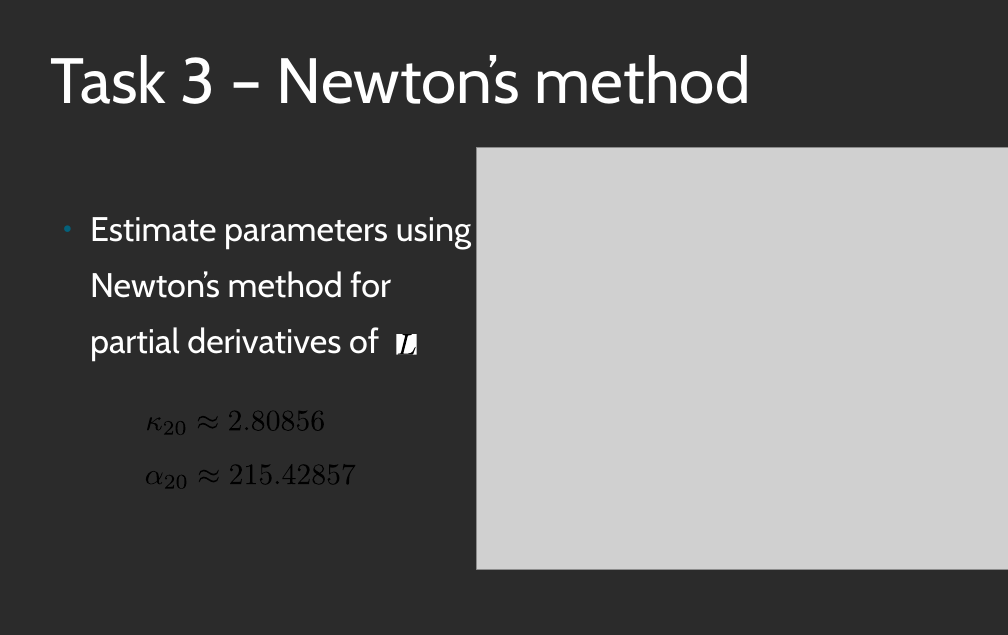
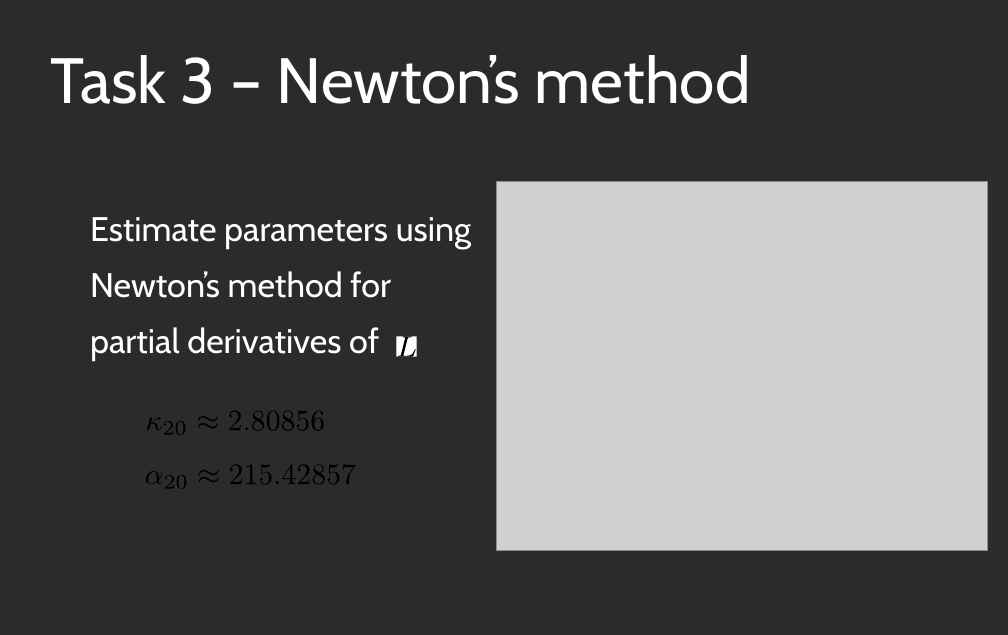
Before and after one commit to maksim96/Pattern-Recognition, a slide deck: slide 12 of Project01/presentation libre/Pattern Recognition leif 1 2 3.odp. Drawn at 1008x635 pixels with LibreOffice and Linux fonts; fonts in the diff are those of the drawing; grey boxes stand for pictures; background and template pictures are left out; a plain dark background stands for a picture behind light text. Boxes give left, top, right and bottom in pixels: in the first picture for what was removed or moved away, otherwise in the second. Text is boxed around its words. In the diff, an @@ line names an element or a change of style, - is before the commit and + after.

```diff
--- a/Project01/presentation libre/Pattern Recognition leif 1 2 3.odp
+++ b/Project01/presentation libre/Pattern Recognition leif 1 2 3.odp
@@ text "Estimate parameters using" at bbox=[90, 217, 471, 361]: bullet ● to none; indent changed @@
@@ picture: place and size @@
-picture at bbox=[476, 148, 1008, 569]
+picture at bbox=[496, 181, 988, 550]
@@ freeform shape at bbox=[396, 337, 416, 357]: outline redrawn @@
@@ freeform shape at bbox=[398, 337, 416, 357]: outline redrawn @@
```
Also in this commit, not shown: 12 other slides changed, 10 slides added, 15 other files.
